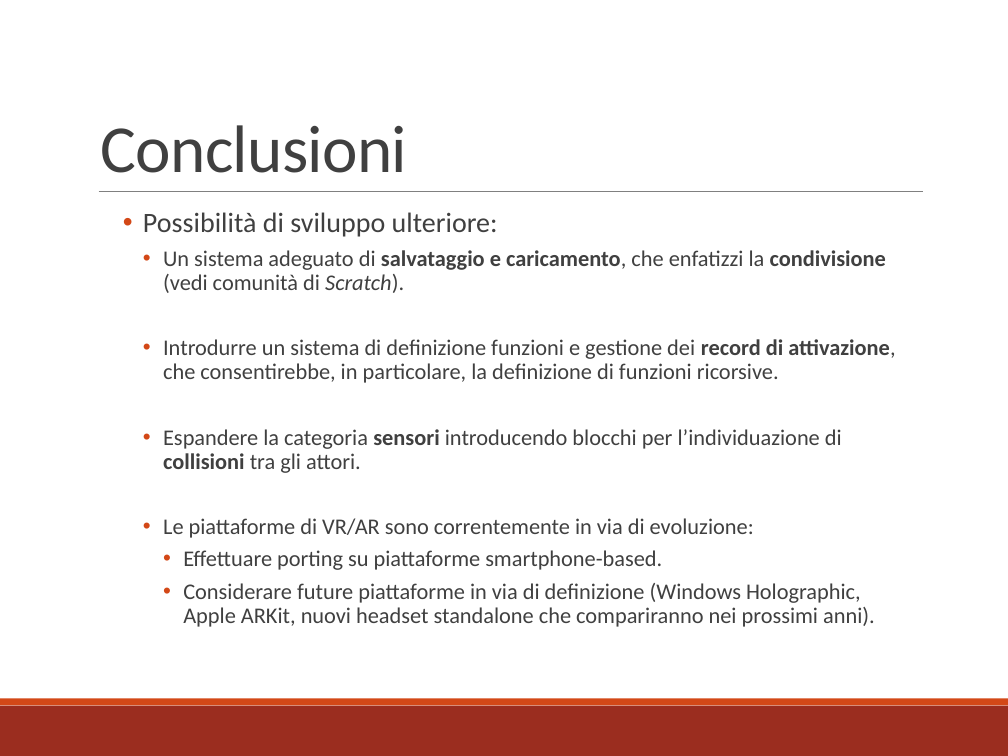
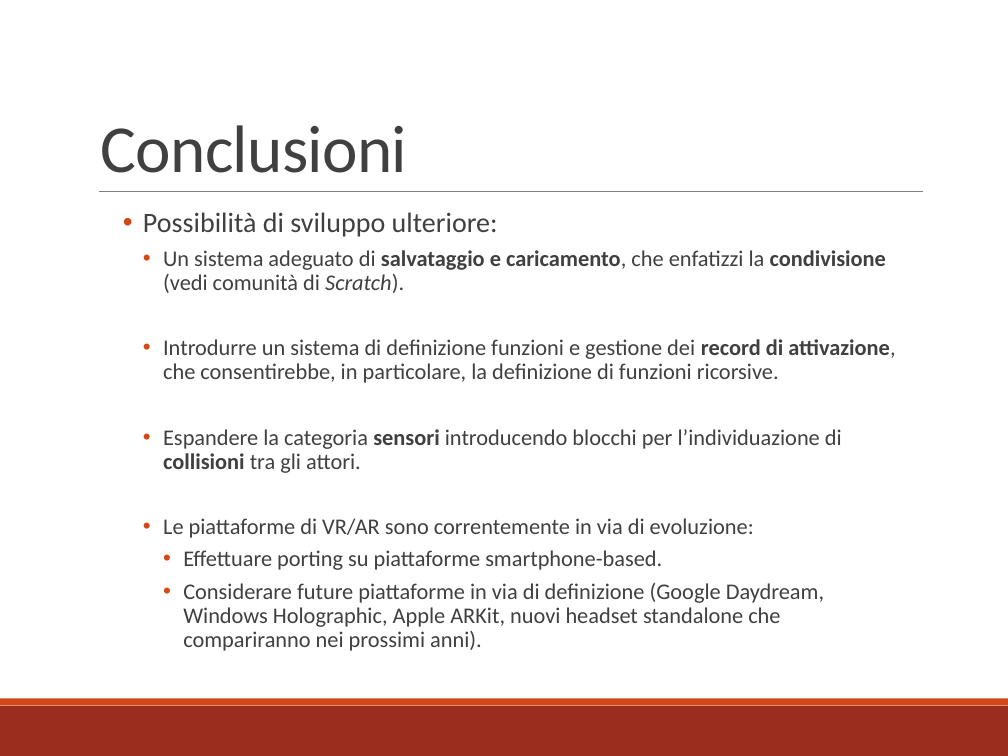
Before and after one commit to mbosc/scartch, a slide deck: slide 24 of Presentazione.pptx (slide 25 before the commit). Drawn at 1008x756 pixels with LibreOffice and Linux fonts; fonts in the diff are those of the drawing. Boxes give left, top, right and bottom in pixels: in the first picture for what was removed or moved away, otherwise in the second. Text is boxed around its words. In the diff, an @@ line names an element or a change of style, - is before the commit and + after.

Commit message:
Update

```diff
--- a/Presentazione.pptx
+++ b/Presentazione.pptx
@@ text at box(183, 583, 824, 651): text changed @@
-      • Considerare future piattaforme in via di definizione (Windows Holographic, Apple ARKit, nuovi headset standalone che compariranno nei prossimi anni).
+      • Considerare future piattaforme in via di definizione (Google Daydream, Windows Holographic, Apple ARKit, nuovi headset standalone che compariranno nei prossimi anni).
```
Also in this commit, not shown: 1 other slide changed, 1 slide removed.
